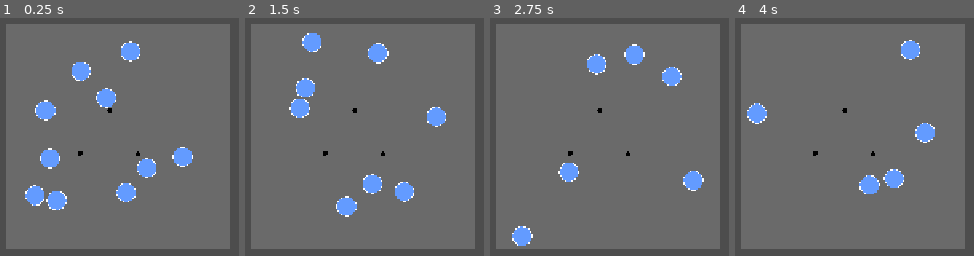
Above: before the commit, frames 1-4 (left to right).
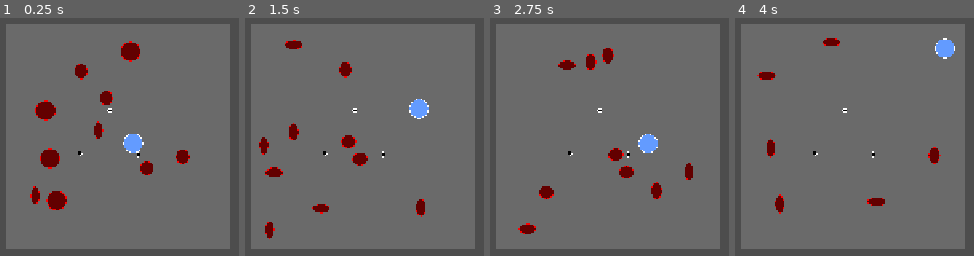
Above: after the commit, the same moments.

Repository: wespd/ball-fighter
Game: Godot game, scene res://main.tscn
Same seed, same stepped clock (60 frames per second), same inputs: the game is played once before the commit and once after it.
Inputs:
- Up to frame 1 (0.25 s): no input
- Up to frame 2 (1.5 s): no input
- Up to frame 3 (2.75 s): no input
- Up to frame 4 (4 s): no input

The runs differ from the first frame. In frame 1, 6.2% of the frame differs, in the area x 10-81%, y 9-81%; in frame 2, 7.3%, in the area x 5-85%, y 6-93%; in frame 3, 5.7%; in frame 4, 4.6%.

Commit message:
asdfgkjhb

Diff:
--- a/ball.gd
+++ b/ball.gd
@@ -1,4 +1,5 @@
 extends CharacterBody2D
+class_name Ball
 
 @export var speed : float = 300
 @export var max_speed : float = 1000
@@ -16,20 +17,28 @@
 	var collision_info = move_and_collide(motion)
 
 	if collision_info:
-		var normal = collision_info.get_normal()
+		on_collision(collision_info)
 
-		direction = direction.bounce(normal).normalized()
+func on_collision(collision_info : KinematicCollision2D):
+	var normal = collision_info.get_normal()
+	direction = direction.bounce(normal).normalized()
+	$Sprite2D.scale = Vector2(abs(normal.y) + 1, abs(normal.x) + 1).normalized()
+	print(normal)
+	var collider = collision_info.get_collider()
+	if collider.has_method("take_damage_player"):
+		collider.take_damage_player(speed)
 
-		var collider = collision_info.get_collider()
-		if collider.has_method("on_collision"):
-			collider.on_collision(speed)
-		if collider.has_meta("bounce_multiplier"):
-			speed *= collider.get_meta("bounce_multiplier")
-		if speed > max_speed:
-			speed = max_speed
 
-func on_collision(damage : float):
+	if collider.has_meta("bounce_multiplier"):
+		speed *= collider.get_meta("bounce_multiplier")
+	if speed > max_speed:
+		speed = max_speed
+
+func take_damage_enemy(damage : float):
 	print("%s took %s damage" %[name,damage])
 	current_health -= damage
 	if current_health <= 0:
-		queue_free()
+		on_death()
+
+func on_death():
+	queue_free()
--- a/ball.tscn
+++ b/ball.tscn
@@ -10,6 +10,7 @@
 script = ExtResource("1_41u45")
 
 [node name="Sprite2D" type="Sprite2D" parent="." unique_id=1006215520]
+modulate = Color(1, 0, 0, 1)
 z_index = 3
 z_as_relative = false
 texture = ExtResource("1_x8fbi")
--- /dev/null
+++ b/main.gd
@@ -0,0 +1,7 @@
+extends Node2D
+
+func _ready():
+	PlayerBall.player_death.connect(_on_player_death)
+
+func _on_player_death():
+	get_tree().paused = true
--- a/main.tscn
+++ b/main.tscn
@@ -1,6 +1,7 @@
 [gd_scene format=3 uid="uid://c7jshwyf5wvip"]
 
 [ext_resource type="PackedScene" uid="uid://d18bcpnidh32y" path="res://ball.tscn" id="1_0xm2m"]
+[ext_resource type="Script" uid="uid://dwsrph4ywts4u" path="res://main.gd" id="1_h2yge"]
 [ext_resource type="PackedScene" uid="uid://y4gf131udgjo" path="res://peg.tscn" id="3_h2yge"]
 
 [sub_resource type="WorldBoundaryShape2D" id="WorldBoundaryShape2D_0xm2m"]
@@ -19,6 +20,7 @@
 distance = -180.0
 
 [node name="Main" type="Node2D" unique_id=1593915679]
+script = ExtResource("1_h2yge")
 
 [node name="Camera2D" type="Camera2D" parent="." unique_id=1631611814]
 
@@ -52,7 +54,7 @@
 
 [node name="Ball9" parent="." unique_id=982862354 instance=ExtResource("1_0xm2m")]
 z_index = 5
-position = Vector2(-4, 16)
+position = Vector2(-38, 47)
 
 [node name="Ball10" parent="." unique_id=980739661 instance=ExtResource("1_0xm2m")]
 z_index = 5
--- a/peg.tscn
+++ b/peg.tscn
@@ -1,17 +1,19 @@
 [gd_scene format=3 uid="uid://y4gf131udgjo"]
 
-[ext_resource type="Texture2D" uid="uid://cd8wa6sq4808p" path="res://basic_ball.png" id="1_y34qd"]
+[ext_resource type="Texture2D" uid="uid://cnhd6r6l232e0" path="res://Sprites/Pegs.png" id="1_y34qd"]
+
+[sub_resource type="AtlasTexture" id="AtlasTexture_1pwoe"]
+atlas = ExtResource("1_y34qd")
+region = Rect2(2, 2, 8, 8)
 
 [sub_resource type="CircleShape2D" id="CircleShape2D_1pwoe"]
 radius = 4.0
 
 [node name="Peg" type="StaticBody2D" unique_id=322305095 groups=["bouncer"]]
-metadata/bounce_multiplier = 1.2
+metadata/bounce_multiplier = 1.1
 
 [node name="Sprite2D" type="Sprite2D" parent="." unique_id=73081053]
-modulate = Color(0, 0, 0, 1)
-scale = Vector2(0.25, 0.25)
-texture = ExtResource("1_y34qd")
+texture = SubResource("AtlasTexture_1pwoe")
 
 [node name="CollisionShape2D" type="CollisionShape2D" parent="." unique_id=1875391019]
 shape = SubResource("CircleShape2D_1pwoe")
--- /dev/null
+++ b/player_ball.gd
@@ -0,0 +1,28 @@
+extends Ball
+
+signal player_death
+
+func on_death():
+	player_death.emit()
+	print("Player died")
+
+func on_collision(collision_info : KinematicCollision2D):
+	var normal = collision_info.get_normal()
+
+	direction = direction.bounce(normal).normalized()
+
+	var collider = collision_info.get_collider()
+	if collider.has_method("take_damage_enemy"):
+		collider.take_damage_enemy(speed)
+
+
+	if collider.has_meta("bounce_multiplier"):
+		speed *= collider.get_meta("bounce_multiplier")
+	if speed > max_speed:
+		speed = max_speed
+
+func take_damage_enemy(damage : float):
+	pass
+
+func take_damage_player(damage : float):
+	super.take_damage_enemy(damage)
--- /dev/null
+++ b/player_ball.tscn
@@ -0,0 +1,20 @@
+[gd_scene format=3 uid="uid://brquq467iyivh"]
+
+[ext_resource type="Script" uid="uid://c68fqg3mb316e" path="res://player_ball.gd" id="1_60p4i"]
+[ext_resource type="Texture2D" uid="uid://cd8wa6sq4808p" path="res://basic_ball.png" id="2_5e702"]
+
+[sub_resource type="CircleShape2D" id="CircleShape2D_fsq41"]
+radius = 16.0
+
+[node name="PlayerBall" type="CharacterBody2D" unique_id=911088835]
+script = ExtResource("1_60p4i")
+speed = 600.0
+max_speed = 2000.0
+max_health = 10000.0
+metadata/_custom_type_script = "uid://dixxpmc8rr44b"
+
+[node name="CollisionShape2D" type="CollisionShape2D" parent="." unique_id=316485454]
+shape = SubResource("CircleShape2D_fsq41")
+
+[node name="Sprite2D" type="Sprite2D" parent="." unique_id=1900339853]
+texture = ExtResource("2_5e702")
--- a/project.godot
+++ b/project.godot
@@ -14,6 +14,10 @@
 run/main_scene="uid://c7jshwyf5wvip"
 config/features=PackedStringArray("4.6", "Forward Plus")
 config/icon="res://icon.svg"
+
+[autoload]
+
+PlayerBall="*uid://brquq467iyivh"
 
 [display]
 
Not shown, added: Sprites/Pegs.png.import
Not shown, added: main.gd.uid
Not shown, added: player_ball.gd.uid
